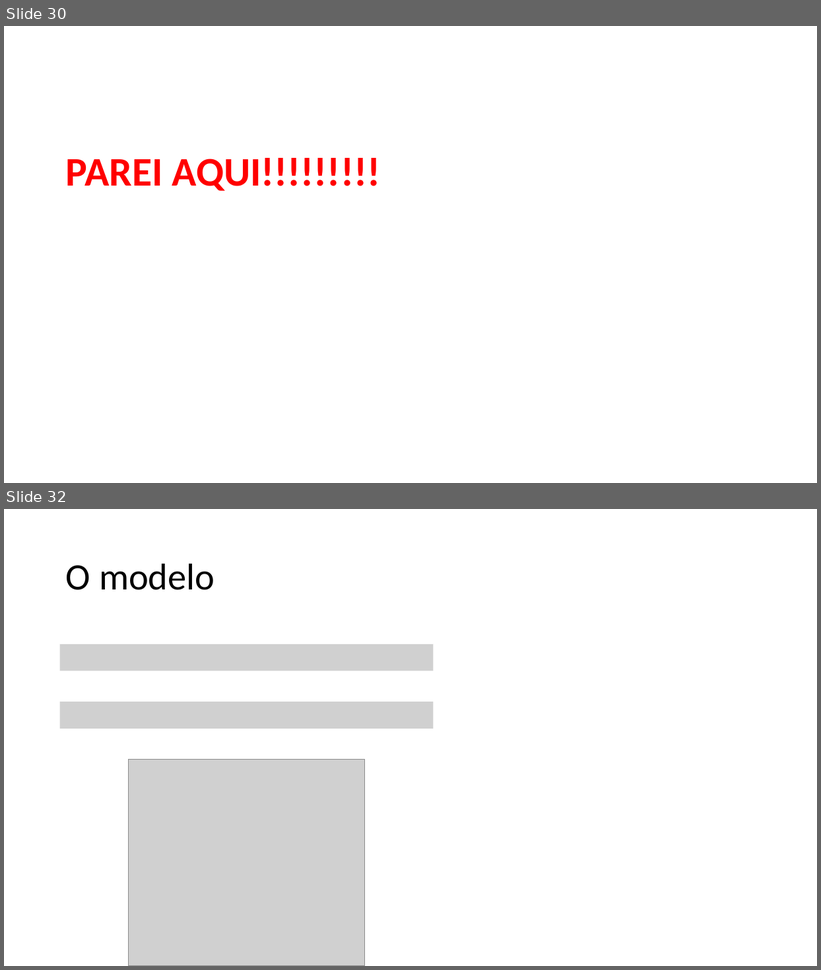
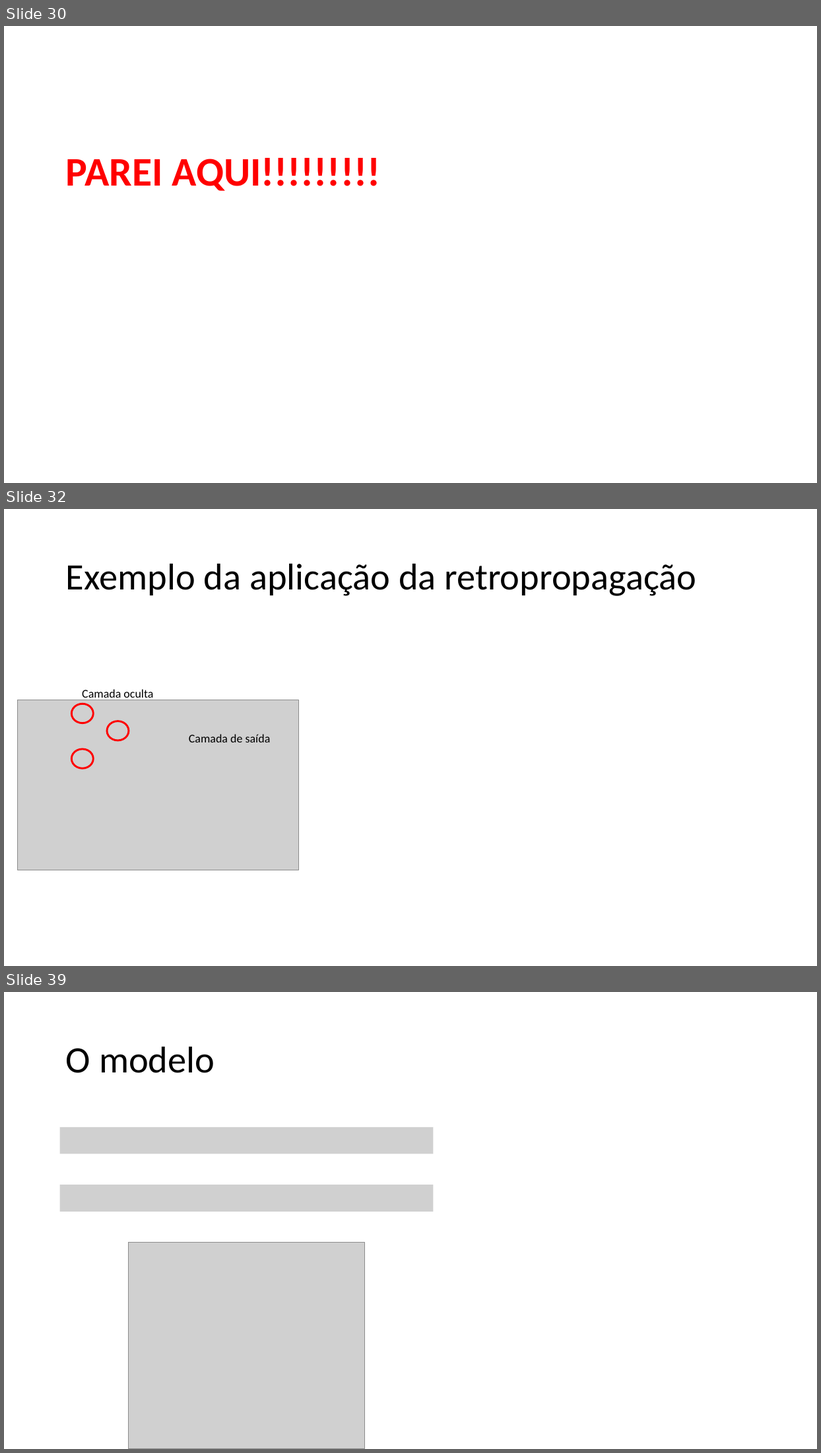
Before and after one commit to zz4fap/c24_inteligencia_artificial, a slide deck: slides/C24_MLP.pptx. Shown one above the other, each under a label of ours: slides 30 and 32 before the commit, slides 30, 32 and 39 after it; the slides between them are not shown. The pictures are 821x970 and 821x1453 pixels, drawn with LibreOffice and Linux fonts; fonts in the diff are those of the drawing; grey boxes stand for pictures. Boxes give left, top, right and bottom in pixels: in the first picture for what was removed or moved away, otherwise in the second. Text is boxed around its words. In the diff, an @@ line names an element or a change of style, - is before the commit and + after.

```diff
--- a/slides/C24_MLP.pptx
+++ b/slides/C24_MLP.pptx
@@ slide 32 added at (4,509,817,966), background #FFFFFF @@
@@ title added at (66,563,697,596), 44 pt, text #000000 @@
+Exemplo da aplicação da retropropagação
@@ group added at (18,689,298,870): 3 ellipses, 2 texts, 1 picture @@
+Camada oculta
+Camada de saída
@@ what was slide 32 is now slide 39 @@
```
Also in this commit, not shown: 3 slides changed, 6 other slides added.
